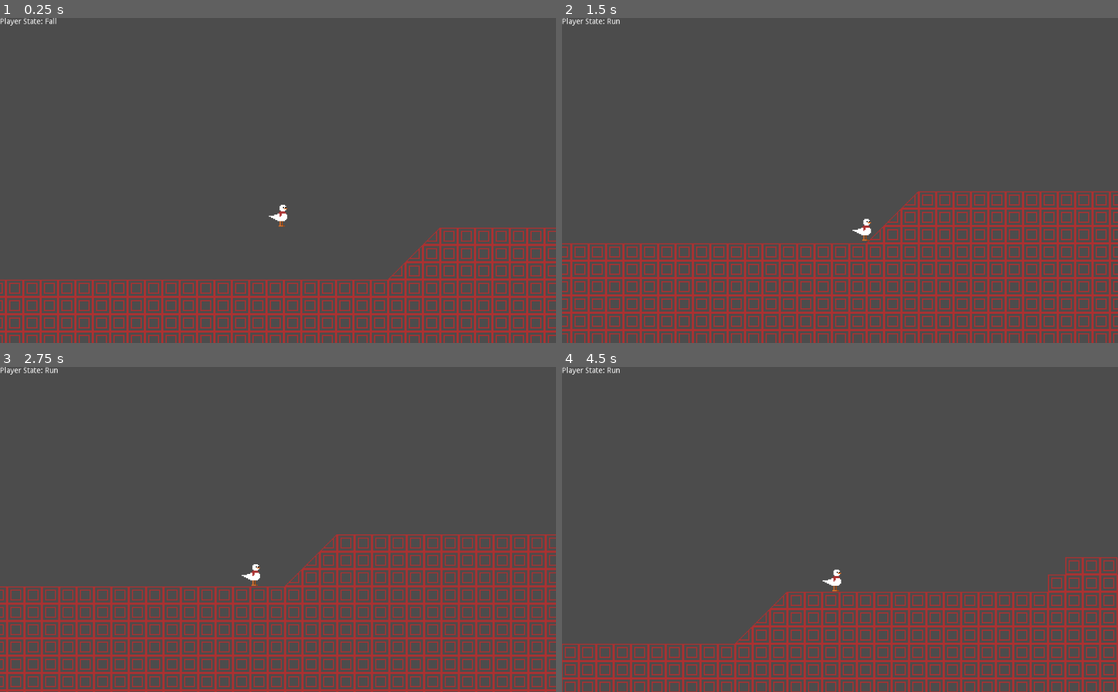
Above: before the commit, frames 1-4 (two rows, left to right).
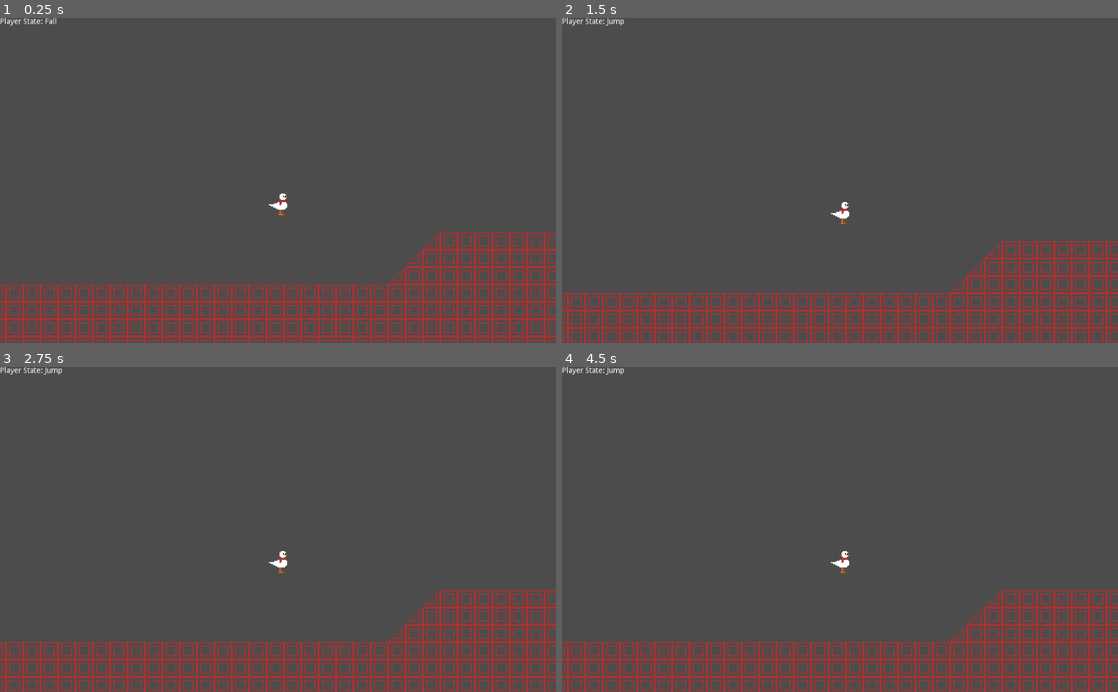
Above: after the commit, the same moments.

Repository: Zenza235/go-duck-goose
Game: Godot game, scene res://levels/MovementTest.tscn
Same seed, same stepped clock (60 frames per second), same inputs: the game is played once before the commit and once after it.
Inputs:
- Up to frame 1 (0.25 s): no input
- Up to frame 2 (1.5 s): hold D (move_right) from 0.53 s (still down); tap W (jump) at 0.6, 0.77, 1.07, 1.35 s
- Up to frame 3 (2.75 s): tap W (jump) at 1.52, 1.82, 2.1 s; release D (move_right) at 2.03 s; hold A (move_left) from 2.03 s (still down)
- Up to frame 4 (4.5 s): release A (move_left) at 2.78 s; hold D (move_right) 2.78-4.28 s; tap W (jump) at 2.85, 3.02, 3.32, 3.6, 3.77, 4.07, 4.35 s; hold A (move_left) from 4.28 s (still down)

The runs differ from the first frame. In frame 1, 8.4% of the frame differs, in the area x 0-100%, y 53-100%; in frame 2, 18%; in frame 3, 20%, in the area x 0-100%, y 0-100%; in frame 4, 16%.
Error after the commit: Invalid get index 'gravity' (on base: 'KinematicBody2D (Player.gd)'). (res://player/states/Fall.gd:16)

Commit message:
change vars to match Player.gd

Diff:
--- a/player/states/Fall.gd
+++ b/player/states/Fall.gd
@@ -13,7 +13,7 @@
 		move_dir = 0
 
 	player.velocity.x = player.air_spd * move_dir
-	player.velocity.y += player.GRAVITY * delta
+	player.velocity.y += player.gravity * delta
 
 	var snap_vec = player.transform.y * 8
 	player.velocity = player.move_and_slide_with_snap(player.velocity.rotated(player.rotation), snap_vec, -player.transform.y, true)
--- a/player/states/Idle.gd
+++ b/player/states/Idle.gd
@@ -1,4 +1,6 @@
 extends PlayerState
+
+var may_jump = 0.5
 
 func enter() -> void:
 	player.velocity = Vector2.ZERO
--- a/player/states/Jump.gd
+++ b/player/states/Jump.gd
@@ -17,7 +17,7 @@
 		move_dir = 0
 
 	player.velocity.x = player.air_spd * move_dir
-	player.velocity.y += player.GRAVITY * delta
+	player.velocity.y += player.gravity * delta
 
 	var snap_vec = Vector2.ZERO
 	player.velocity = player.move_and_slide_with_snap(player.velocity.rotated(player.rotation), snap_vec, -player.transform.y, true)
--- a/player/states/Run.gd
+++ b/player/states/Run.gd
@@ -14,7 +14,7 @@
 		state_machine.transition_to("Idle")
 
 	player.velocity.x = player.move_spd * move_dir
-	player.velocity.y = player.GRAVITY * delta
+	player.velocity.y = player.gravity * delta
 
 	var snap_vec = player.transform.y * 8
 	player.velocity = player.move_and_slide_with_snap(player.velocity.rotated(player.rotation), snap_vec, -player.transform.y, true)
